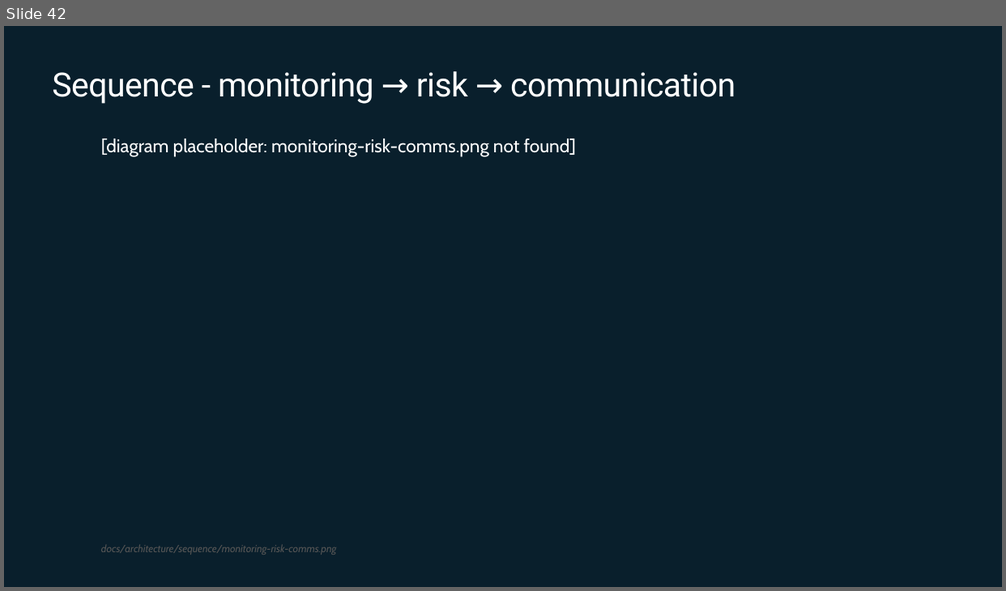
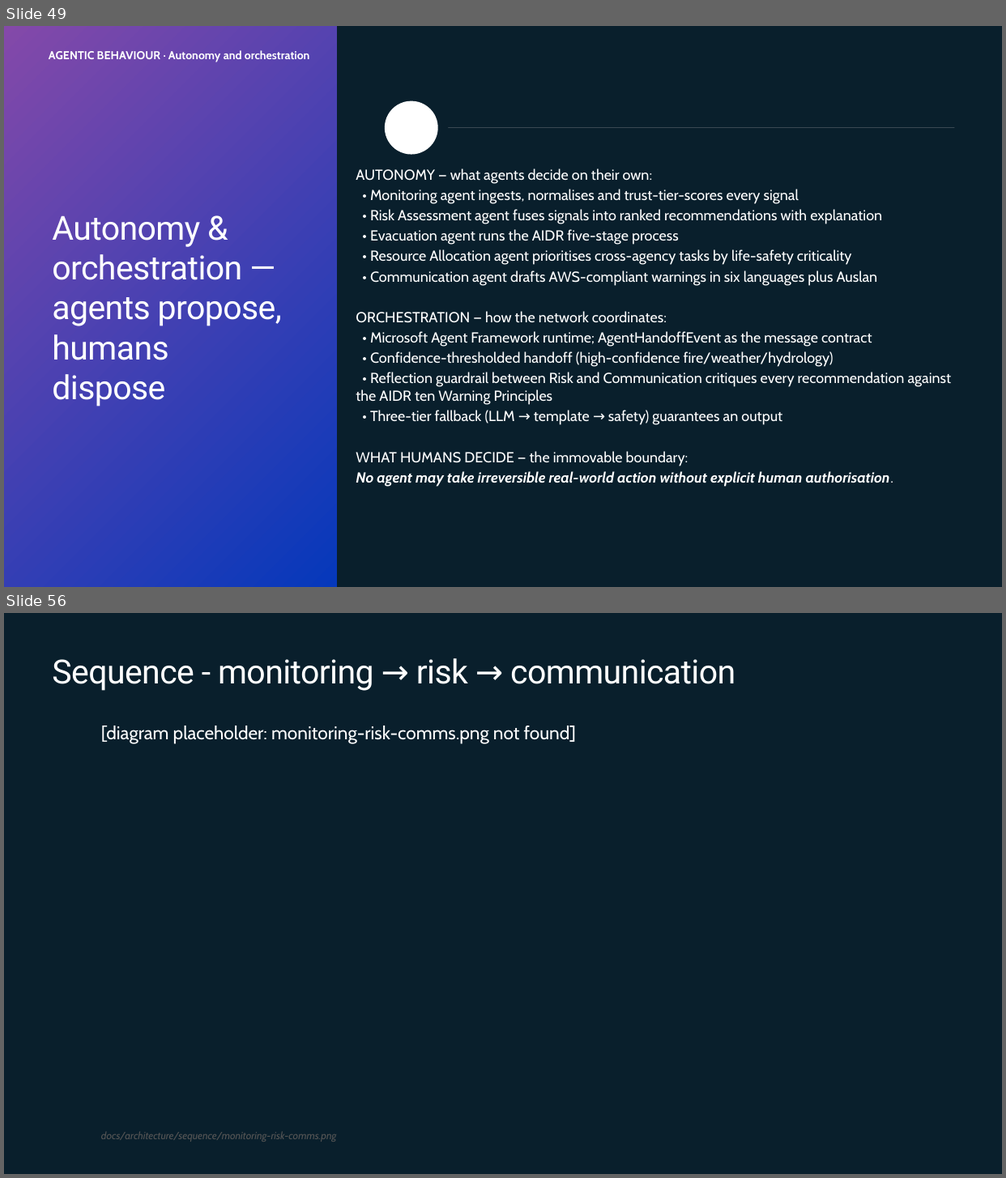
Before and after one commit to johnbilliris/ama, a slide deck: docs/ama-presentation/AMA_Capstone_Disaster_Response_Hub.pptx. Shown one above the other, each under a label of ours: slide 42 before the commit, slides 49 and 56 after it; the slides between them are not shown. The pictures are 1006x591 and 1006x1178 pixels, drawn with LibreOffice and Linux fonts; fonts in the diff are those of the drawing; background and template pictures are left out. Boxes give left, top, right and bottom in pixels: in the first picture for what was removed or moved away, otherwise in the second. Text is boxed around its words. In the diff, an @@ line names an element or a change of style, - is before the commit and + after.

```diff
--- a/docs/ama-presentation/AMA_Capstone_Disaster_Response_Hub.pptx
+++ b/docs/ama-presentation/AMA_Capstone_Disaster_Response_Hub.pptx
@@ slide 49 added at [4, 26, 1002, 587], background #091F2C @@
@@ rectangle added at [4, 26, 337, 587], fill gradient #8449A9 to #0538BB @@
@@ text added at [49, 50, 310, 62], 11 pt, text #FFFFFF, bold @@
+AGENTIC BEHAVIOUR · Autonomy and orchestration
@@ ellipse added at [385, 101, 438, 154], fill #FFFFFF @@
@@ line added from (449, 128) to (955, 128), #3A4953 0.5 pt @@
@@ text added at [356, 169, 952, 487], 14 pt, text #FFFFFF @@
+AUTONOMY — what agents decide on their own:
+• Monitoring agent ingests, normalises and trust-tier-scores every signal
+• Risk Assessment agent fuses signals into ranked recommendations with explanation
+• Evacuation agent runs the AIDR five-stage process
+• Resource Allocation agent prioritises cross-agency tasks by life-safety criticality
+• Communication agent drafts AWS-compliant warnings in six languages plus Auslan
+ORCHESTRATION — how the network coordinates:
+• Microsoft Agent Framework runtime; AgentHandoffEvent as the message contract
+• Confidence-thresholded handoff (high-confidence fire/weather/hydrology)
+• Reflection guardrail between Risk and Communication critiques every recommendation against the AIDR ten Warning Principles
+• Three-tier fallback (LLM → template → safety) guarantees an output
+WHAT HUMANS DECIDE — the immovable boundary:
+No agent may take irreversible real-world action without explicit human authorisation.
@@ title added at [52, 216, 282, 407], 32 pt, text #FFFFFF @@
+Autonomy & orchestration — agents propose, humans dispose
@@ what was slide 42 is now slide 56 @@
```
Also in this commit, not shown: 13 other slides added, 6 other files.
